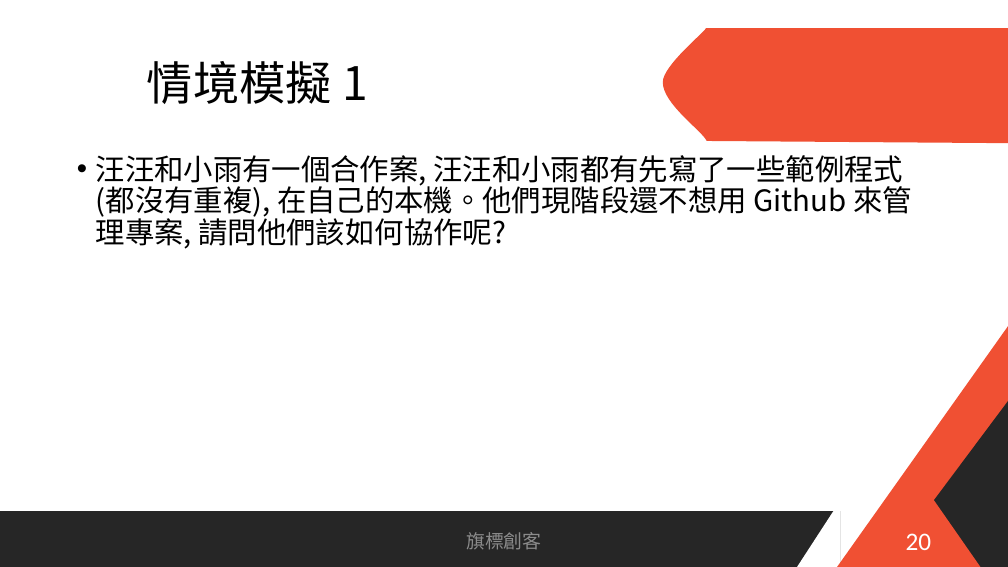
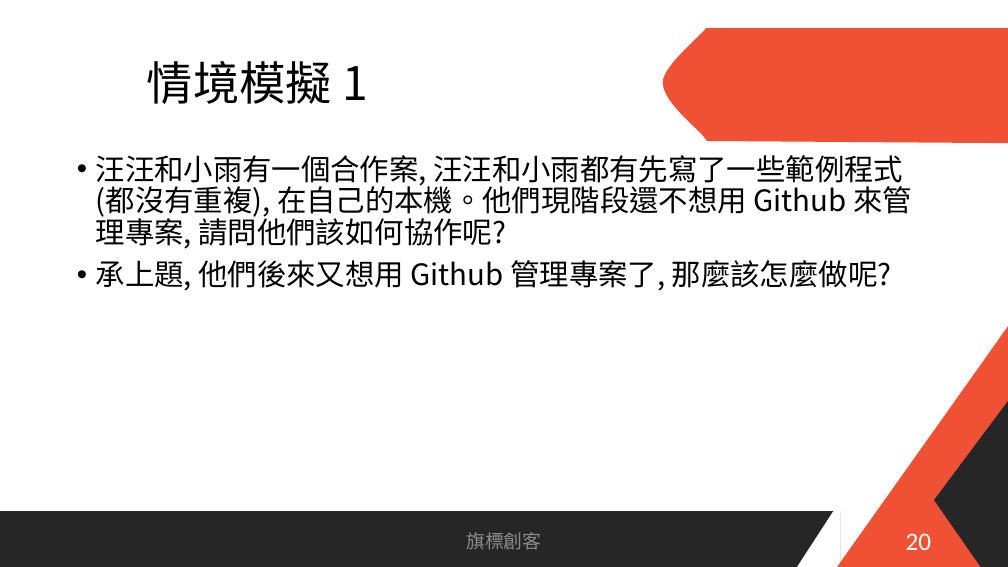
Before and after one commit to samson6460/GIT_intro, a slide deck: slide 20 of 300分鐘學GIT2.pptx. Drawn at 1008x567 pixels with LibreOffice and Linux fonts; fonts in the diff are those of the drawing; background and template pictures are left out. Boxes give left, top, right and bottom in pixels: in the first picture for what was removed or moved away, otherwise in the second. Text is boxed around its words. In the diff, an @@ line names an element or a change of style, - is before the commit and + after.

```diff
--- a/300分鐘學GIT2.pptx
+++ b/300分鐘學GIT2.pptx
@@ text at (96, 260, 891, 291): paragraph added @@
+• 承上題, 他們後來又想用 Github 管理專案了, 那麼該怎麼做呢?
```
Also in this commit, not shown: 1 other slide changed.
